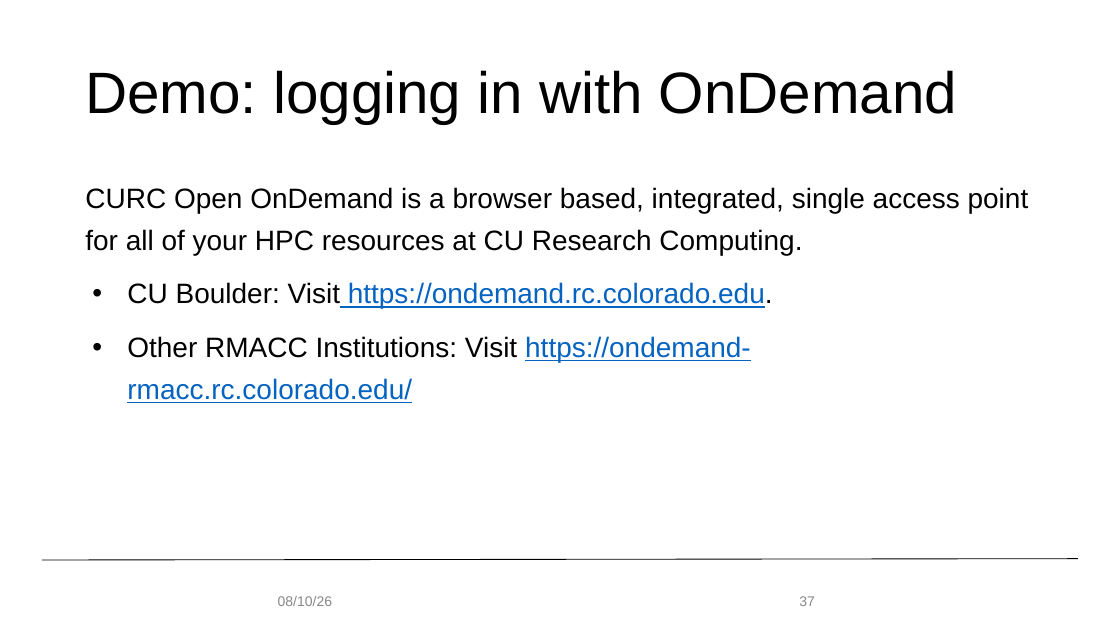
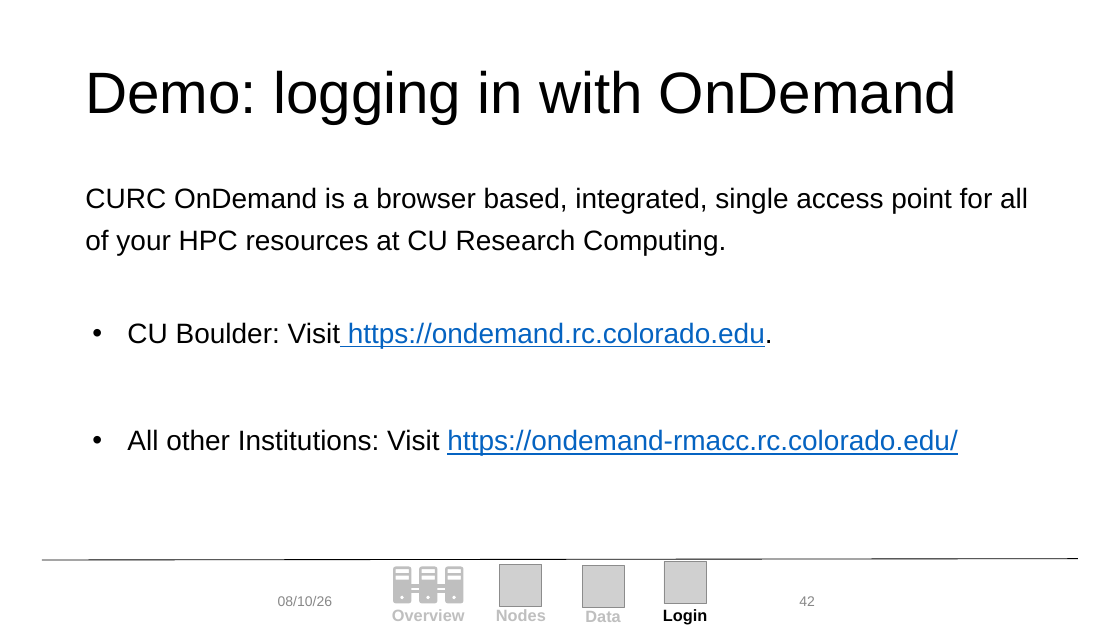
Before and after one commit to b-reyes/hpc_fundamentals_micro_credential, a slide deck: slide 42 of getting_familiar_rc/getting_familiar_rc.pptx (slide 37 before the commit). Drawn at 1120x630 pixels with LibreOffice and Linux fonts; fonts in the diff are those of the drawing; grey boxes stand for pictures; background and template pictures are left out. Boxes give left, top, right and bottom in pixels: in the first picture for what was removed or moved away, otherwise in the second. Text is boxed around its words. In the diff, an @@ line names an element or a change of style, - is before the commit and + after.

```diff
--- a/getting_familiar_rc/getting_familiar_rc.pptx
+++ b/getting_familiar_rc/getting_familiar_rc.pptx
@@ text at (x1=85, y1=187, x2=1028, y2=255): text changed @@
-CURC Open OnDemand is a browser based, integrated, single access point for all of your HPC resources at CU Research Computing.
+CURC OnDemand is a browser based, integrated, single access point for all of your HPC resources at CU Research Computing.
@@ text at (x1=127, y1=429, x2=957, y2=456): text changed @@
-• Other RMACC Institutions: Visit https://ondemand-rmacc.rc.colorado.edu/
+• All other Institutions: Visit https://ondemand-rmacc.rc.colorado.edu/
@@ page number at (x1=799, y1=596, x2=815, y2=606): text changed @@
-37
+42
@@ group added at (x1=392, y1=562, x2=707, y2=625): 4 texts, 3 pictures, 3 freeform shapes, 1 rectangle @@
+Login
+Overview
+Nodes
+Data
```
Also in this commit, not shown: 24 other slides changed, 18 slides added, 18 slides removed, 1 other file.
